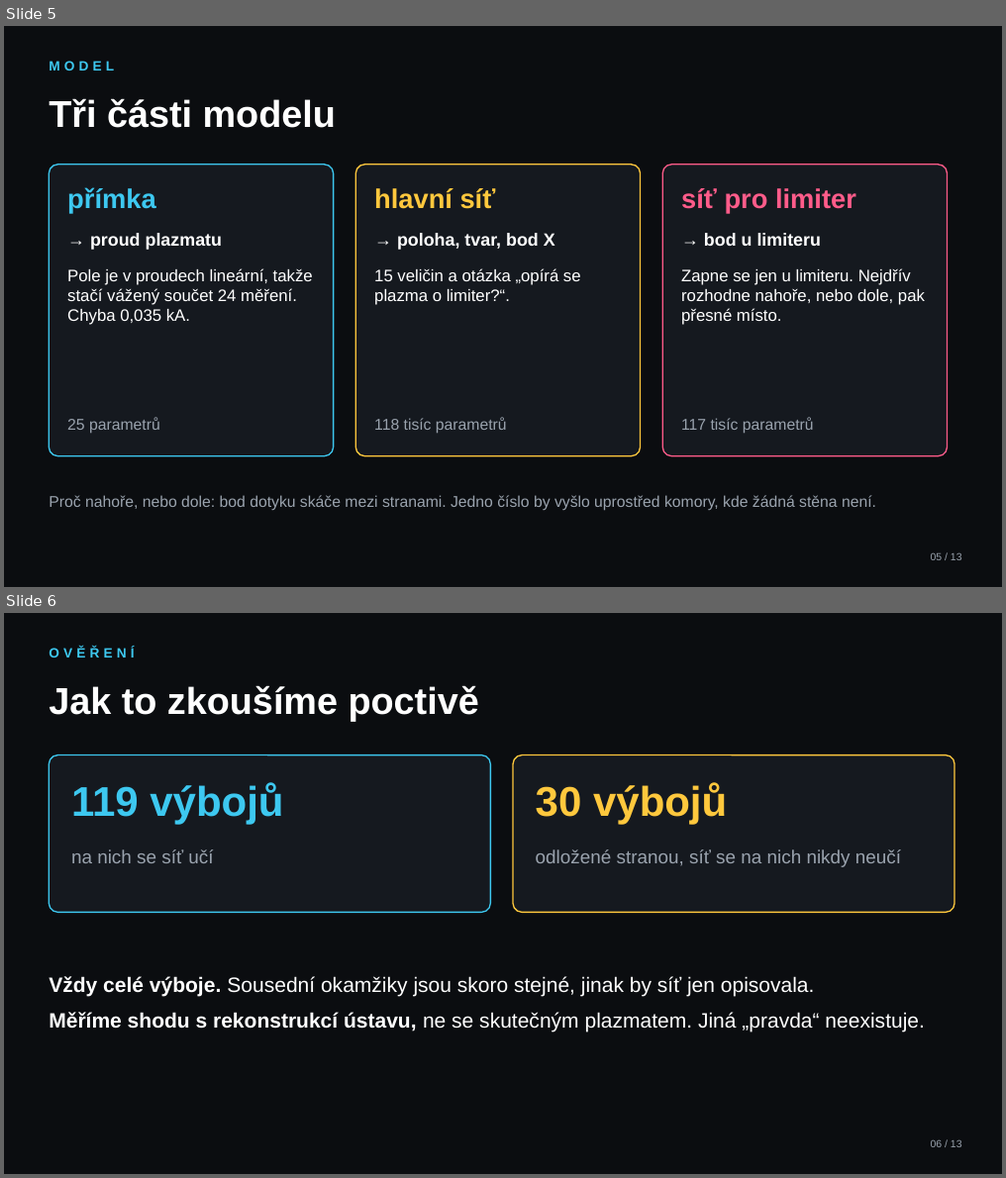
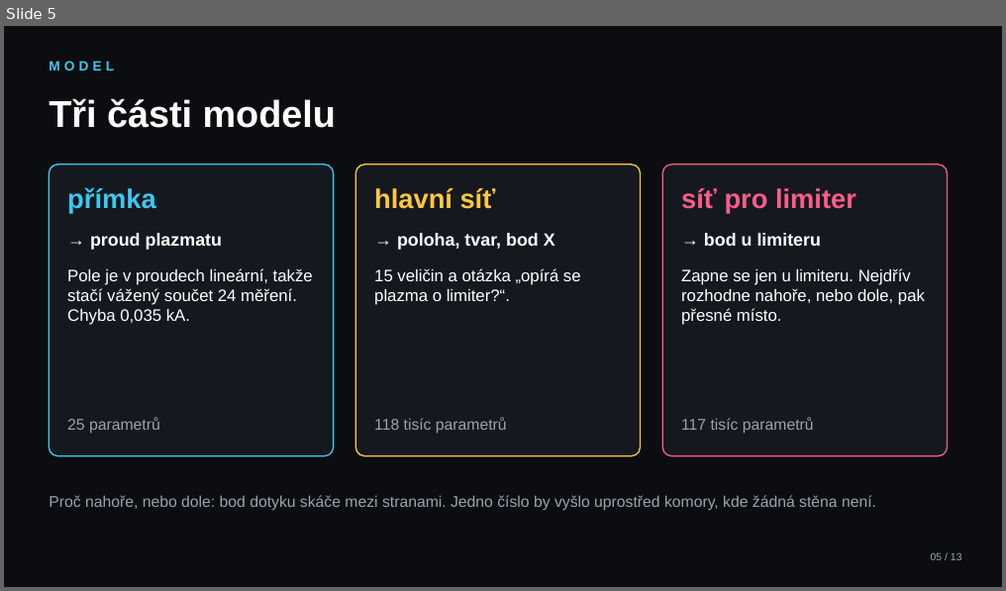
Before and after one commit to mschiller890/hackathon, a slide deck: slides.pptx. Shown one above the other, each under a label of ours: slides 5 and 6 before the commit, slide 5 after it. The pictures are 1006x1178 and 1006x591 pixels, drawn with LibreOffice and Linux fonts; fonts in the diff are those of the drawing. Boxes give left, top, right and bottom in pixels: in the first picture for what was removed or moved away, otherwise in the second. Text is boxed around its words. In the diff, an @@ line names an element or a change of style, - is before the commit and + after.

```diff
--- a/slides.pptx
+++ b/slides.pptx
@@ slide 6 removed at <box>4,613,1002,1174</box>, background #0B0D10 @@
@@ text removed at <box>49,647,134,658</box> @@
-OVĚŘENÍ
@@ text removed at <box>49,685,479,721</box> @@
-Jak to zkoušíme poctivě
@@ rounded rectangle removed at <box>49,756,491,912</box> @@
@@ rounded rectangle removed at <box>513,756,954,912</box> @@
@@ text removed at <box>71,783,283,825</box> @@
-119 výbojů
@@ text removed at <box>536,783,727,825</box> @@
-30 výbojů
@@ text removed at <box>71,850,213,863</box> @@
-na nich se síť učí
@@ text removed at <box>536,850,901,867</box> @@
-odložené stranou, síť se na nich nikdy neučí
@@ text removed at <box>49,976,924,1032</box> @@
-Vždy celé výboje. Sousední okamžiky jsou skoro stejné, jinak by síť jen opisovala.
-Měříme shodu s rekonstrukcí ústavu, ne se skutečným plazmatem. Jiná „pravda“ neexistuje.
@@ text removed at <box>931,1140,962,1148</box> @@
-06 / 13
```
Also in this commit, not shown: 1 slide added, 1 other file.
